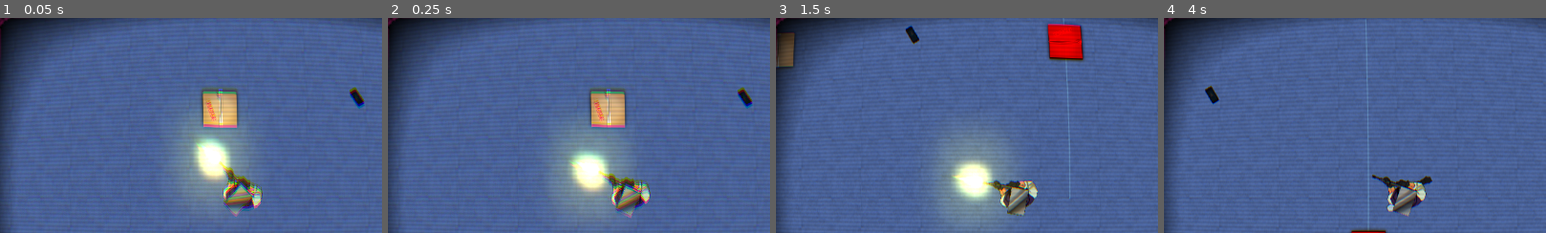
Above: before the commit, frames 1-4 (left to right).
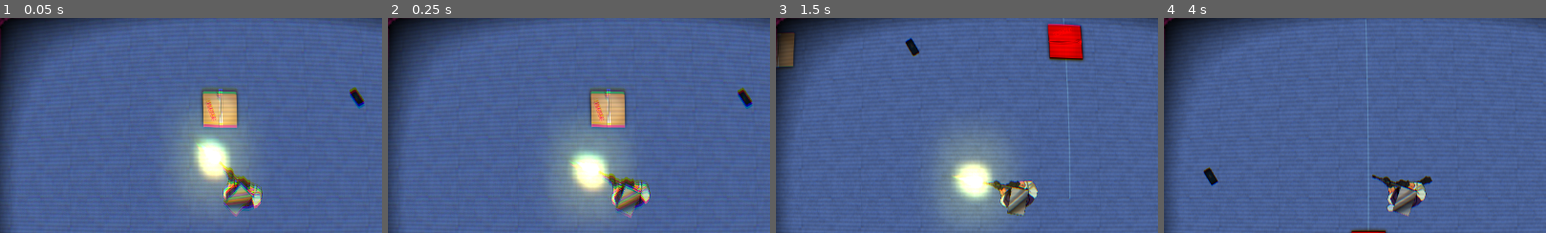
Above: after the commit, the same moments.

Repository: CoderJet/BGJ-2020.2
Game: Godot game, scene res://src/scenes/MainUI/MainScene.tscn
The game is run twice, just before and just after one commit, with the same random seed, the same clock (stepped at 60 frames per second) and the same inputs. The project has no main scene, so this scene is started directly. The engine's default icon, where the game draws it, is replaced by a stand-in: a white triangle on a blue panel in a dark square.
Inputs (mouse positions are % of the whole screen's width and height, from its top left):
- Up to frame 1 (0.05 s): no input
- Up to frame 2 (0.25 s): no input
- Up to frame 3 (1.5 s): tap Enter at 0.5 s; move the mouse to (72, 45) at 0.52 s; hold D (right) 0.53-1.28 s; hold F (interact) 0.53-1.28 s; move the mouse to (30, 55) at 1.27 s; hold S (backwards) from 1.28 s (still down); tap E (eject) at 1.35 s
- Up to frame 4 (4 s): tap F (interact) at 1.55, 2.3, 2.85, 3.8 s; move the mouse to (60, 28) at 2.02 s; release S (backwards) at 2.03 s; press the mouse at (60, 28) at 2.03 s; hold D (right) 2.03-2.78 s; move the mouse to (45, 70) at 2.77 s; release the mouse at (45, 70) at 2.78 s; hold W (forward) 2.78-3.53 s; move the mouse to (80, 65) at 3.52 s; hold A (left) from 3.53 s (still down); hold Shift from 3.53 s (still down)
The pictures show only the part of the screen within x 31-81%, y 8-58%; the shares and areas given below are measured in that part.

The runs differ from the first frame. In frame 1, less than 0.1% of the frame differs, in the area x 92-93%, y 36-37%; in frame 2, less than 0.1%; in frame 3, 0.4%; in frame 4, 0.4%, in the area x 10-15%, y 31-79%.

Commit message:
commit before merge

Diff:
--- a/project.godot
+++ b/project.godot
@@ -33,19 +33,29 @@
 "class": "StateMachine",
 "language": "GDScript",
 "path": "res://src/scripts/state-machines/StateMachine.gd"
+}, {
+"base": "Node",
+"class": "VHS",
+"language": "GDScript",
+"path": "res://src/scripts/entities/VHS.gd"
 } ]
 _global_script_class_icons={
 "Destructible": "",
 "Enemy": "",
 "Entity": "",
 "Player": "",
-"StateMachine": ""
+"StateMachine": "",
+"VHS": ""
 }
 
 [application]
 
 config/name="BGJ-2020.2"
 config/icon="res://assets/icons/icon.png"
+
+[autoload]
+
+Globals="*res://src/scripts/_GLOBALS_.gd"
 
 [display]
 
--- a/src/scenes/entities/Player.tscn
+++ b/src/scenes/entities/Player.tscn
@@ -75,7 +75,6 @@
 
 [node name="Light2D" type="Light2D" parent="Body/muzzle_flash"]
 position = Vector2( 0, -3.8736 )
-scale = Vector2( 1, 1 )
 texture = ExtResource( 4 )
 color = Color( 0.964706, 0.964706, 0.65098, 1 )
 energy = 1.5
--- a/src/scenes/entities/VHS.tscn
+++ b/src/scenes/entities/VHS.tscn
@@ -1,12 +1,15 @@
-[gd_scene load_steps=4 format=2]
+[gd_scene load_steps=5 format=2]
 
 [ext_resource path="res://assets/icons/icon.png" type="Texture" id=1]
-[ext_resource path="res://src/scripts/entities/VHS.gd" type="Script" id=2]
+[ext_resource path="res://src/scripts/entities/player/VCR-Ejector.gd" type="Script" id=2]
 
 [sub_resource type="CircleShape2D" id=1]
 radius = 264.484
 
-[node name="VHS" type="Area2D"]
+[sub_resource type="RectangleShape2D" id=2]
+extents = Vector2( 32, 72 )
+
+[node name="VCR-Ejector" type="RigidBody2D"]
 script = ExtResource( 2 )
 
 [node name="Tape" type="Sprite" parent="."]
@@ -14,7 +17,12 @@
 scale = Vector2( 1, 2.1875 )
 texture = ExtResource( 1 )
 
-[node name="Pickup" type="CollisionShape2D" parent="."]
+[node name="VHS" type="Area2D" parent="."]
+
+[node name="Pickup" type="CollisionShape2D" parent="VHS"]
 shape = SubResource( 1 )
-[connection signal="body_entered" from="." to="." method="_on_body_entered"]
-[connection signal="body_exited" from="." to="." method="_on_body_exited"]
+
+[node name="CollisionShape2D" type="CollisionShape2D" parent="."]
+shape = SubResource( 2 )
+[connection signal="body_entered" from="VHS" to="." method="_on_body_entered"]
+[connection signal="body_exited" from="VHS" to="." method="_on_body_exited"]
--- /dev/null
+++ b/src/scripts/_GLOBALS_.gd
@@ -0,0 +1,6 @@
+extends Node
+
+enum TapeType  {
+	Pistol = 0,
+	SubMachineGun
+}
--- a/src/scripts/entities/VHS.gd
+++ b/src/scripts/entities/VHS.gd
@@ -1,18 +1,13 @@
-extends Area2D
+class_name VHS
+extends Node
 
-signal tape_pickuped
-
-var collectable : bool = false
+var tape_type : int = Globals.TapeType.Pistol
 
 
-func _on_body_entered(body: Node) -> void:
-	collectable = true
-
-
-func _on_body_exited(body: Node) -> void:
-	collectable = false
-
-
-func _unhandled_key_input(event: InputEventKey) -> void:
-	if event.is_action_pressed("interact"):
-		emit_signal("tape_pickuped")
+func get_name() -> String:
+	match (tape_type):
+		Globals.TapeType.Pistol:
+			return "Pistol"
+		Globals.TapeType.SubMachineGun:
+			return "SMG"
+	return "Pistol"
--- /dev/null
+++ b/src/scripts/entities/player/VCR-Ejector.gd
@@ -0,0 +1,22 @@
+extends RigidBody2D
+
+signal tape_pickuped
+
+var collectable : bool = false
+
+
+func _on_body_entered(body: Node) -> void:
+	collectable = true
+
+
+func _on_body_exited(body: Node) -> void:
+	collectable = false
+
+
+func _unhandled_key_input(event: InputEventKey) -> void:
+	if event.is_action_pressed("interact"):
+		emit_signal("tape_pickuped")
+
+
+func _process(delta: float) -> void:
+	pass
Not shown: 1 places in src/scenes/PlayerPlayground.tscn that only renumber resources
